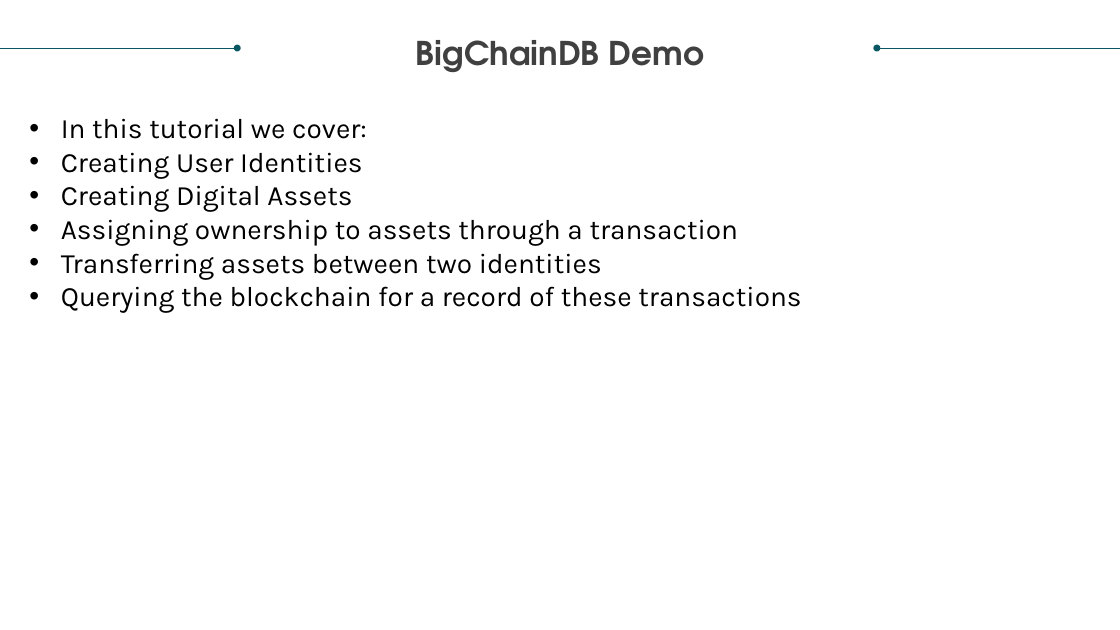
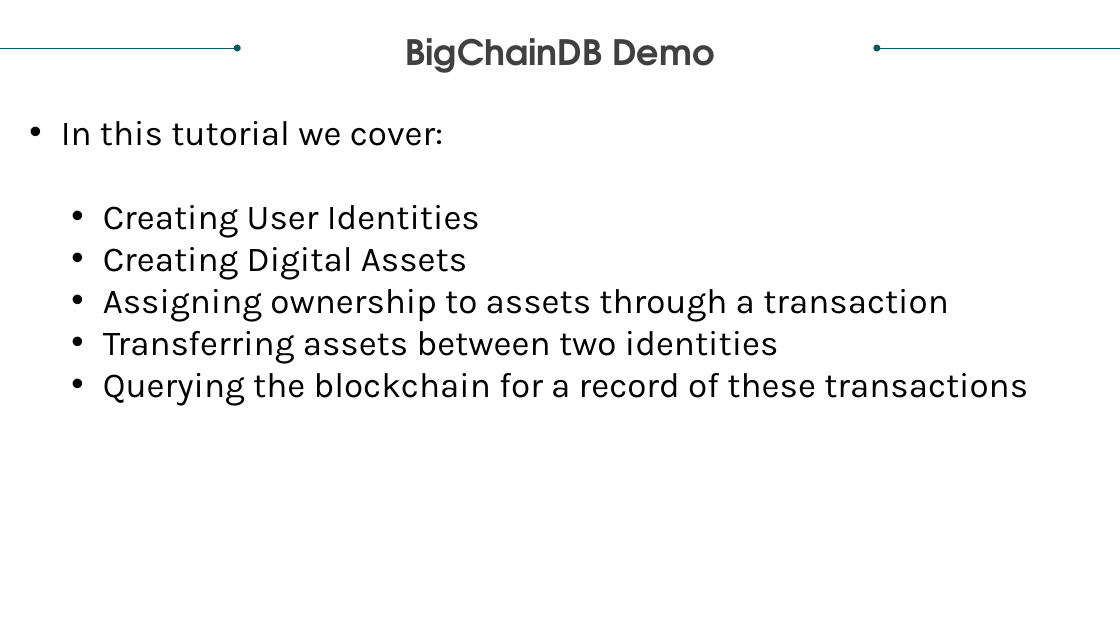
Before and after one commit to realdanielbyrne/BlockChainIntro, a slide deck: slide 11 of DS749 Project_Team 4_Blockchain Analysis.pptx. Drawn at 1120x630 pixels with LibreOffice and Linux fonts; fonts in the diff are those of the drawing. Boxes give left, top, right and bottom in pixels: in the first picture for what was removed or moved away, otherwise in the second. Text is boxed around its words. In the diff, an @@ line names an element or a change of style, - is before the commit and + after.

```diff
--- a/DS749 Project_Team 4_Blockchain Analysis.pptx
+++ b/DS749 Project_Team 4_Blockchain Analysis.pptx
@@ text "BigChainDB Demo" at box(405, 38, 714, 73): size 28 to 30 pt @@
@@ text "In this tutorial we cover:" at box(61, 121, 1028, 406): size 24 to 30 pt; list level 1 to 2 in "Creating User Identities"; list level 1 to 2 in "Creating Digital Assets"; list level 1 to 2 in "Assigning ownership to assets through ..."; list level 1 to 2 in "Transferring assets between two identities"; list level 1 to 2 in "Querying the blockchain for a ..." @@
```
Also in this commit, not shown: 9 other slides changed, 1 slide added, 1 slide removed, 1 other file.
